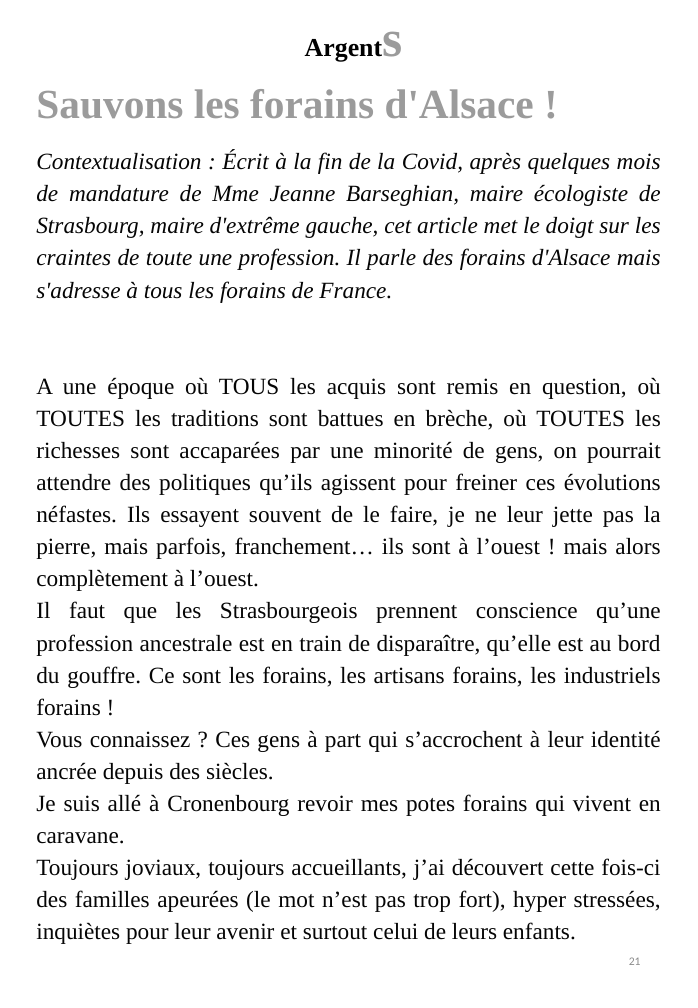
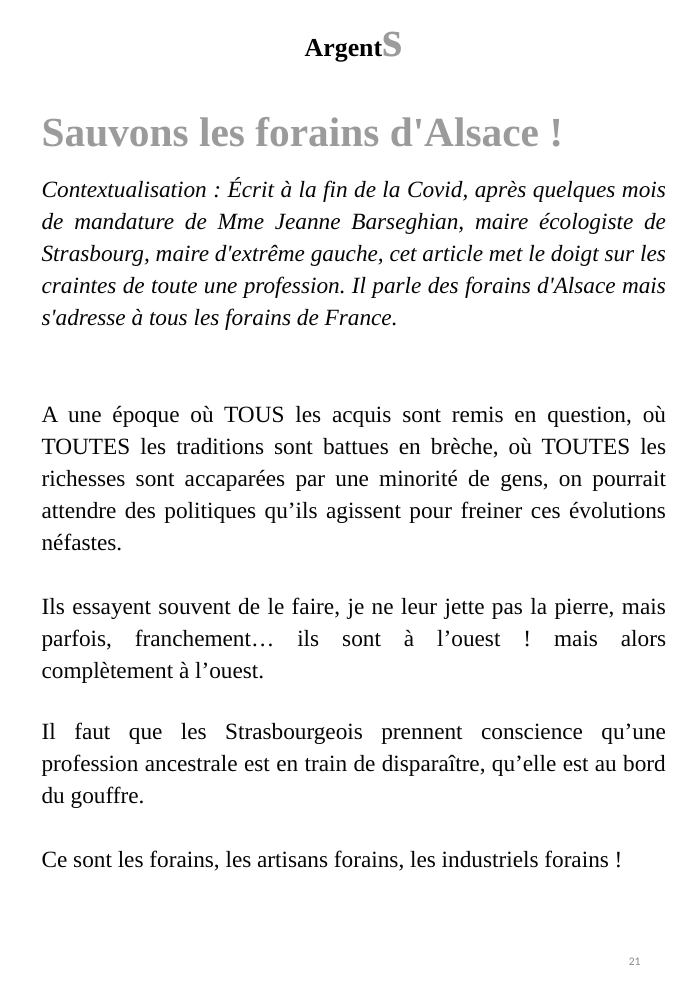
Before and after one commit to BenjaminLOUIS84/e_commerce, a slide deck: slide 21 of e_commerce/public/ppsx/tome3.ppsx. Drawn at 698x1008 pixels with LibreOffice and Linux fonts; fonts in the diff are those of the drawing. Boxes give left, top, right and bottom in pixels: in the first picture for what was removed or moved away, otherwise in the second. Text is boxed around its words. In the diff, an @@ line names an element or a change of style, - is before the commit and + after.

```diff
--- a/e_commerce/public/ppsx/tome3.ppsx
+++ b/e_commerce/public/ppsx/tome3.ppsx
@@ text "Sauvons les forains d'Alsace !" moved from (x1=36, y1=89, x2=661, y2=944) to (x1=42, y1=117, x2=666, y2=871) @@
@@ text at (x1=42, y1=405, x2=666, y2=871): text changed @@
-A une époque où TOUS les acquis sont remis en question, où TOUTES les traditions sont battues en brèche, où TOUTES les richesses sont accaparées par une minorité de gens, on pourrait attendre des politiques qu’ils agissent pour freiner ces évolutions néfastes. Ils essayent souvent de le faire, je ne leur jette pas la pierre, mais parfois, franchement… ils sont à l’ouest ! mais alors complètement à l’ouest.
-Il faut que les Strasbourgeois prennent conscience qu’une profession ancestrale est en train de disparaître, qu’elle est au bord du gouffre. Ce sont les forains, les artisans forains, les industriels forains !
-Vous connaissez ? Ces gens à part qui s’accrochent à leur identité ancrée depuis des siècles.
-Je suis allé à Cronenbourg revoir mes potes forains qui vivent en caravane.
-Toujours joviaux, toujours accueillants, j’ai découvert cette fois-ci des familles apeurées (le mot n’est pas trop fort), hyper stressées, inquiètes pour leur avenir et surtout celui de leurs enfants.
+A une époque où TOUS les acquis sont remis en question, où TOUTES les traditions sont battues en brèche, où TOUTES les richesses sont accaparées par une minorité de gens, on pourrait attendre des politiques qu’ils agissent pour freiner ces évolutions néfastes.
+Ils essayent souvent de le faire, je ne leur jette pas la pierre, mais parfois, franchement… ils sont à l’ouest ! mais alors complètement à l’ouest.
+Il faut que les Strasbourgeois prennent conscience qu’une profession ancestrale est en train de disparaître, qu’elle est au bord du gouffre.
+Ce sont les forains, les artisans forains, les industriels forains !
```
Also in this commit, not shown: 35 other slides changed, 9 slides added.
